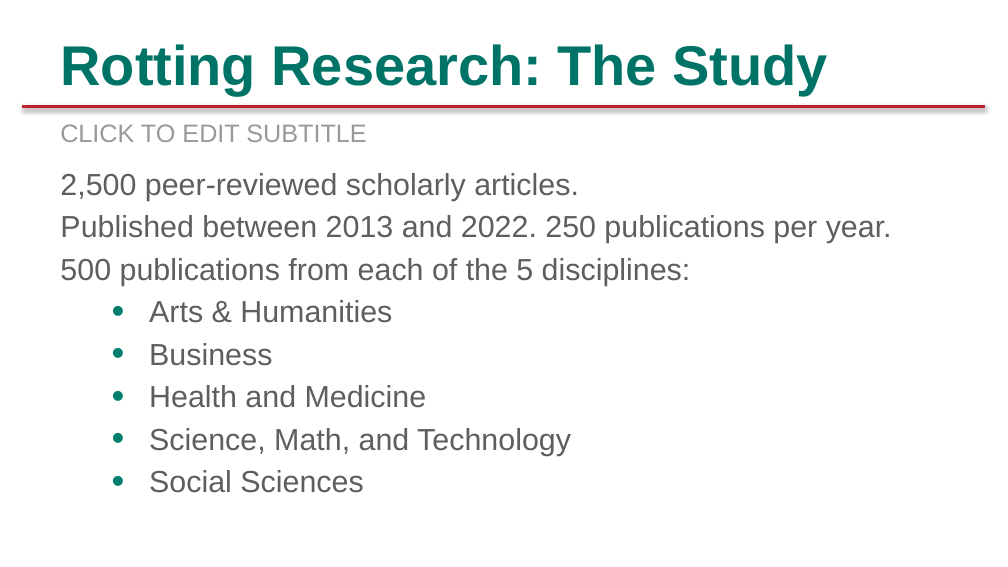
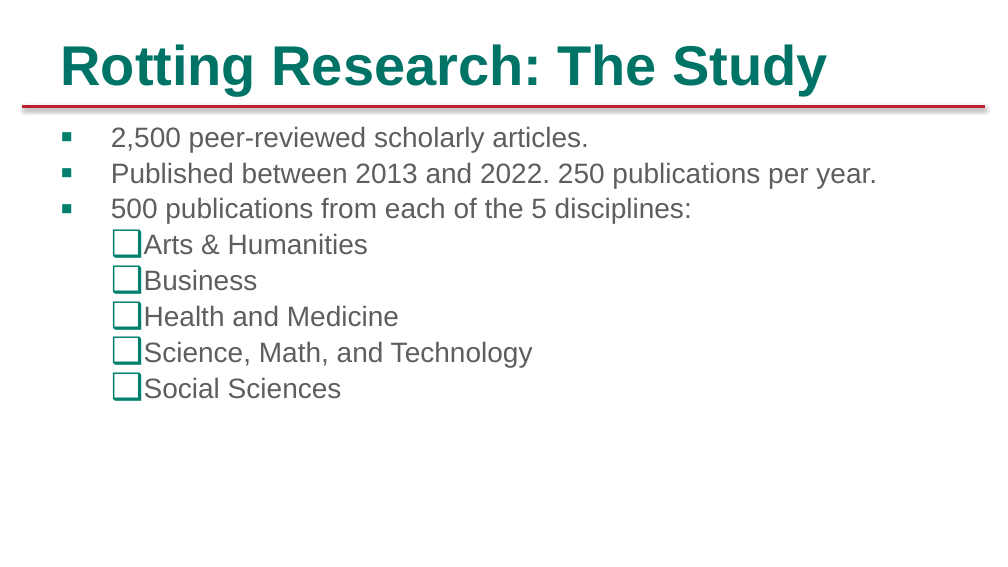
Before and after one commit to rottingresearch/rottingresearch, a slide deck: slide 10 of Presentations/ALA LibLearnX 2024/LibLearnX-2024-ALA.pptx (slide 12 before the commit). Drawn at 1008x567 pixels with LibreOffice and Linux fonts; fonts in the diff are those of the drawing; background and template pictures are left out. Boxes give left, top, right and bottom in pixels: in the first picture for what was removed or moved away, otherwise in the second. Text is boxed around its words. In the diff, an @@ line names an element or a change of style, - is before the commit and + after.

```diff
--- a/Presentations/ALA LibLearnX 2024/LibLearnX-2024-ALA.pptx
+++ b/Presentations/ALA LibLearnX 2024/LibLearnX-2024-ALA.pptx
@@ text "2,500 peer-reviewed scholarly articles." moved from (x1=60, y1=173, x2=892, y2=456) to (x1=111, y1=126, x2=877, y2=399) @@
@@ text "2,500 peer-reviewed scholarly articles." at (x1=111, y1=126, x2=877, y2=399): size 21.7 to 20 pt; bullet none to ▪; line spacing 1 to 0.9; bullet • to ❑ @@
@@ text removed at (x1=60, y1=124, x2=366, y2=142) @@
-CLICK TO EDIT SUBTITLE
```
Also in this commit, not shown: 13 other slides changed, 4 slides added, 3 slides removed, 1 other file.
